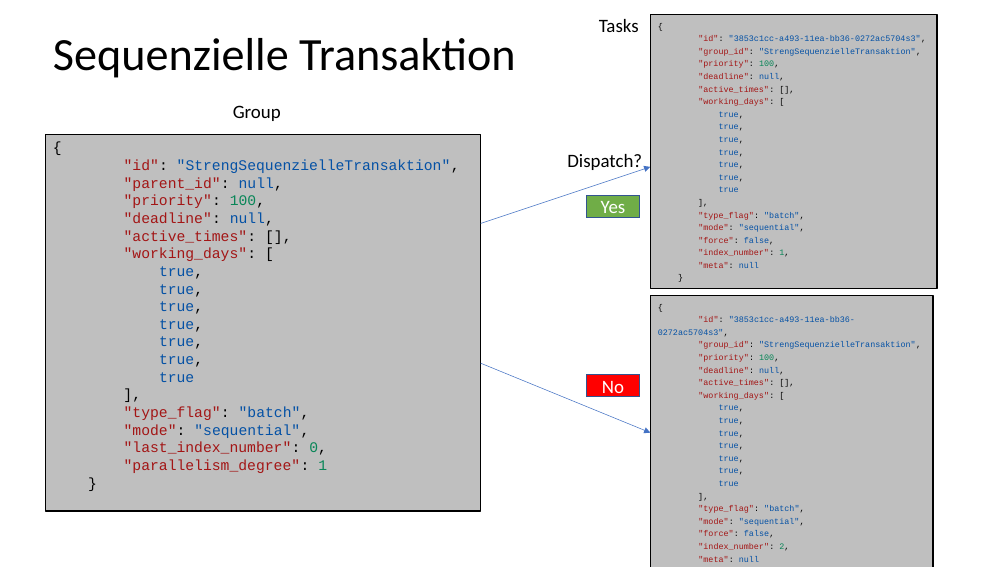
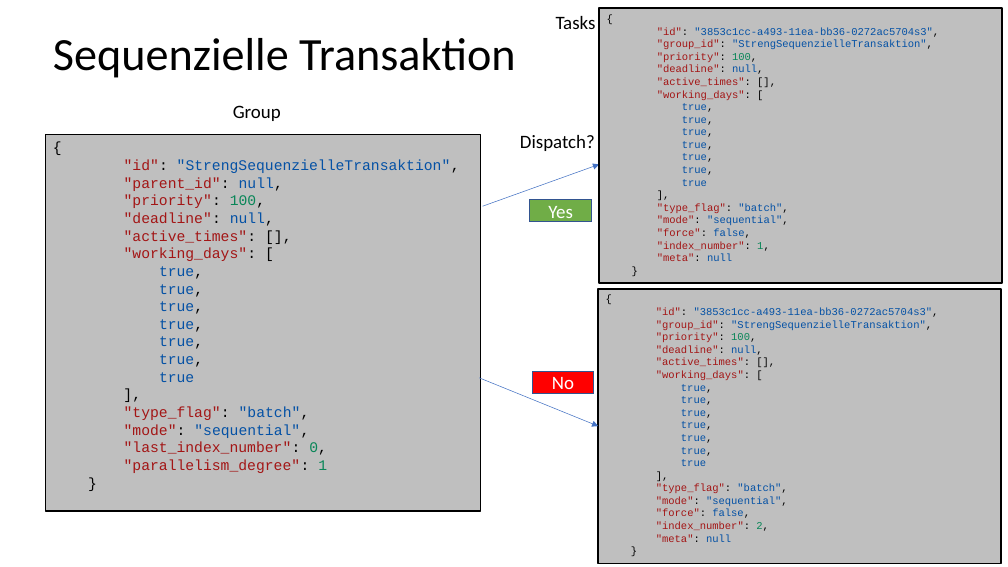
Before and after one commit to AMOS-HoneyBadgers/RealTimeScheduler, a slide deck: slide 7 of docs/Präsi-Features.pptx. Drawn at 1008x567 pixels with LibreOffice and Linux fonts; fonts in the diff are those of the drawing. Boxes give left, top, right and bottom in pixels: in the first picture for what was removed or moved away, otherwise in the second. Text is boxed around its words. In the diff, an @@ line names an element or a change of style, - is before the commit and + after.

```diff
--- a/docs/Präsi-Features.pptx
+++ b/docs/Präsi-Features.pptx
@@ text "Tasks": place and size @@
-text "Tasks" at <box>599,19,639,32</box>
+text "Tasks" at <box>556,16,596,29</box>
@@ rectangle "{": place and size @@
-rectangle "{" at <box>650,14,937,289</box>
+rectangle "{" at <box>600,8,1003,284</box>
@@ rectangle "{" at <box>600,8,1003,284</box>: size 8 to 10 pt @@
@@ text "Dispatch?": place and size @@
-text "Dispatch?" at <box>567,154,642,173</box>
+text "Dispatch?" at <box>520,135,595,151</box>
@@ arrow moved from (481, 224) - (650, 167) to (482, 206) - (600, 164) @@
@@ rectangle "Yes": place and size @@
-rectangle "Yes" at <box>587,195,640,217</box>
+rectangle "Yes" at <box>530,200,592,222</box>
@@ rectangle "{" at <box>598,289,1001,564</box>: size 8 to 10 pt @@
@@ rectangle "{": place and size @@
-rectangle "{" at <box>650,296,933,567</box>
+rectangle "{" at <box>598,289,1001,564</box>
@@ arrow moved from (481, 363) - (650, 433) to (479, 378) - (598, 426) @@
@@ rectangle "No": place and size @@
-rectangle "No" at <box>587,374,640,396</box>
+rectangle "No" at <box>532,371,594,393</box>
```
Also in this commit, not shown: 2 other slides changed.
